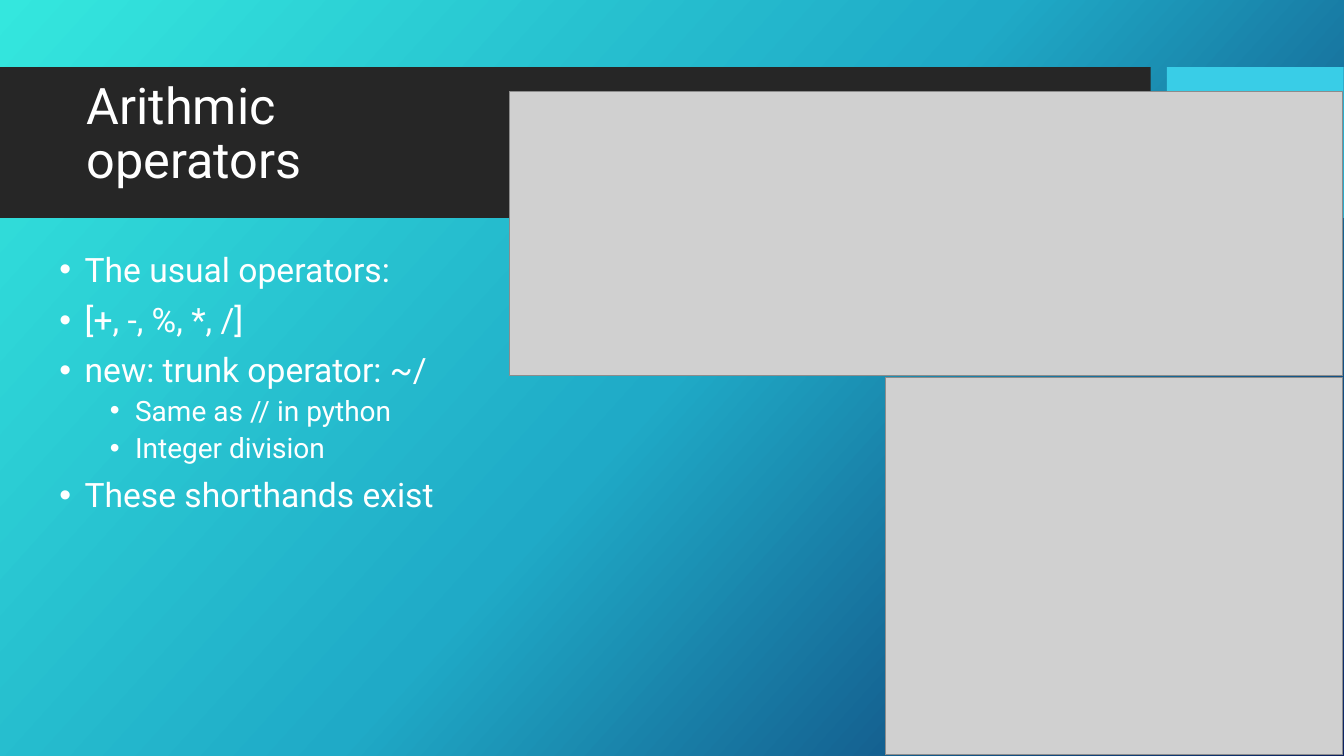
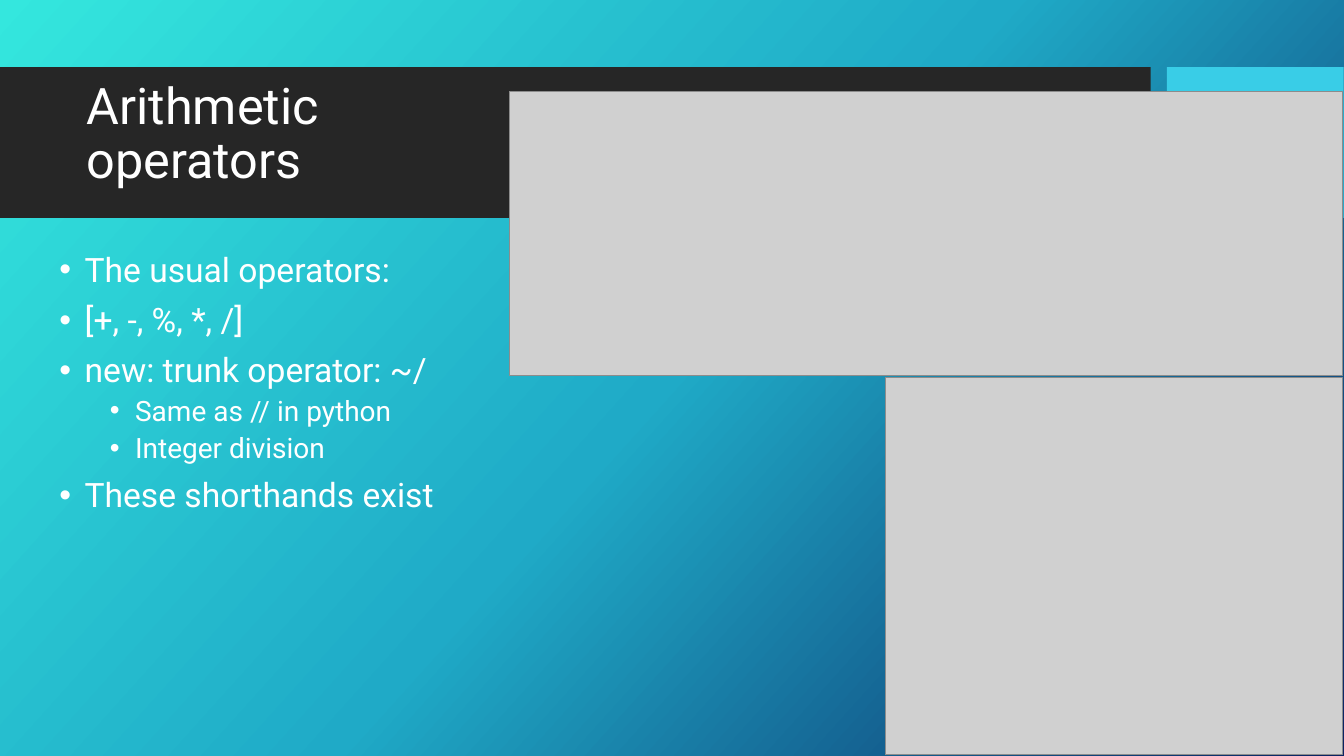
Before and after one commit to GDSC-ADEK/dart-flutter-course, a slide deck: slide 9 of week2/week2_slideshow.pptx. Drawn at 1344x756 pixels with LibreOffice and Linux fonts; fonts in the diff are those of the drawing; grey boxes stand for pictures; background and template pictures are left out. Boxes give left, top, right and bottom in pixels: in the first picture for what was removed or moved away, otherwise in the second. Text is boxed around its words. In the diff, an @@ line names an element or a change of style, - is before the commit and + after.

```diff
--- a/week2/week2_slideshow.pptx
+++ b/week2/week2_slideshow.pptx
@@ title at [87,86,319,189]: text changed @@
-Arithmic operators
+Arithmetic operators
```
Also in this commit, not shown: 11 other slides changed, 1 slide added, 6 other files.
